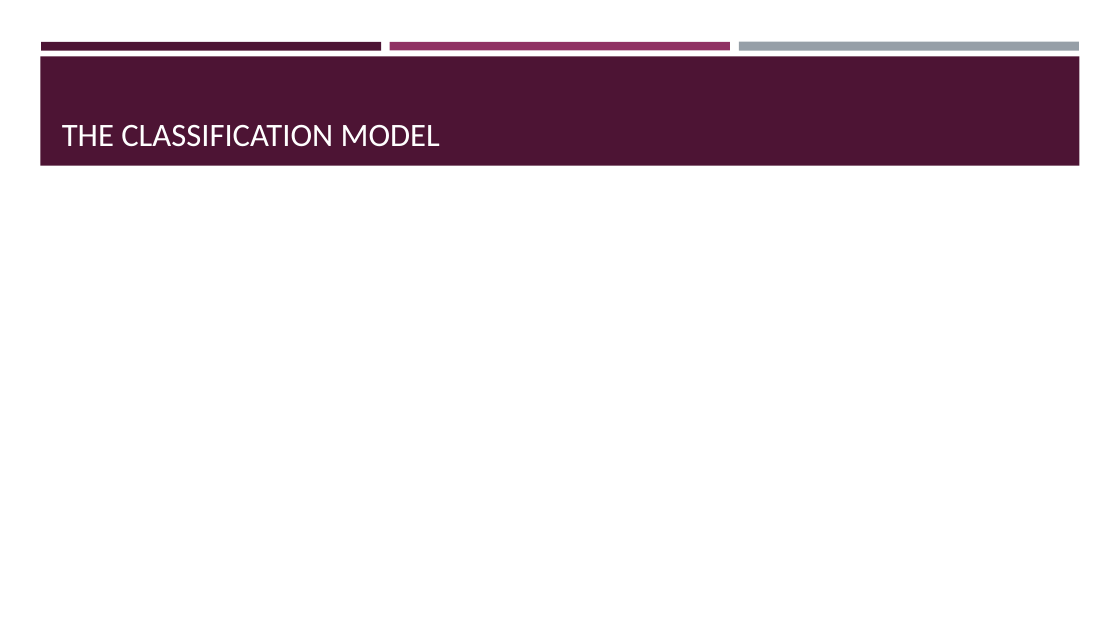
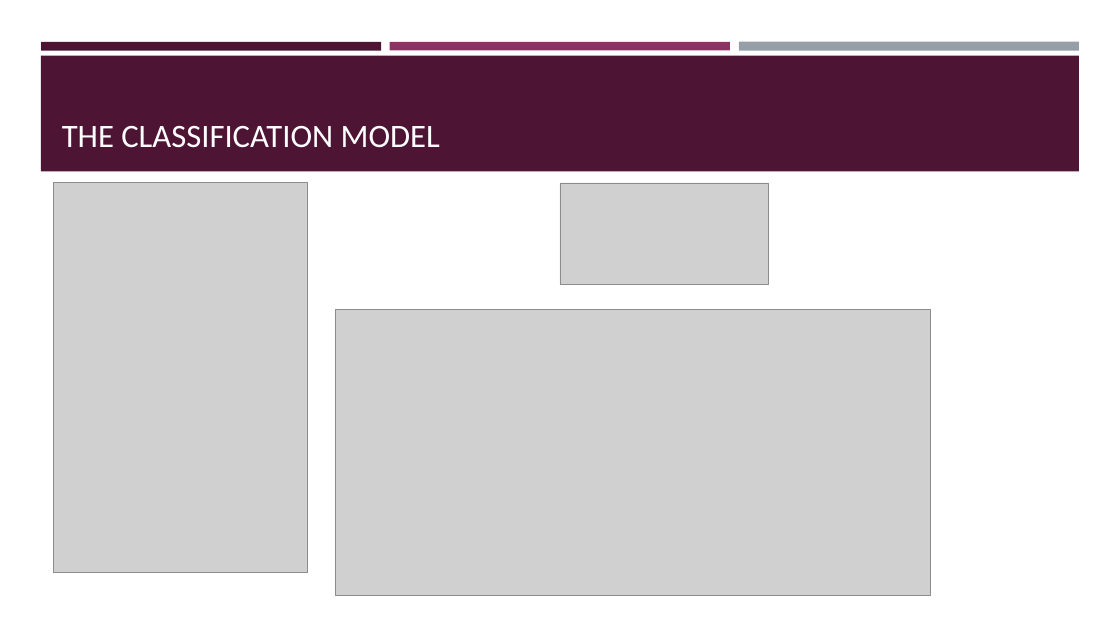
Before and after one commit to feraguilari/WorldBank_Capstone, a slide deck: slide 8 of presentation.pptx. Drawn at 1120x630 pixels with LibreOffice and Linux fonts; fonts in the diff are those of the drawing; grey boxes stand for pictures. Boxes give left, top, right and bottom in pixels: in the first picture for what was removed or moved away, otherwise in the second. Text is boxed around its words. In the diff, an @@ line names an element or a change of style, - is before the commit and + after.

```diff
--- a/presentation.pptx
+++ b/presentation.pptx
@@ rectangle: place and size @@
-rectangle at <box>40,56,1080,166</box>
+rectangle at <box>41,55,1080,171</box>
@@ picture added at <box>54,183,308,573</box> @@
@@ picture added at <box>560,183,770,285</box> @@
@@ picture added at <box>335,310,930,596</box> @@
```
Also in this commit, not shown: 3 other slides changed, 1 slide added, 2 other files.
